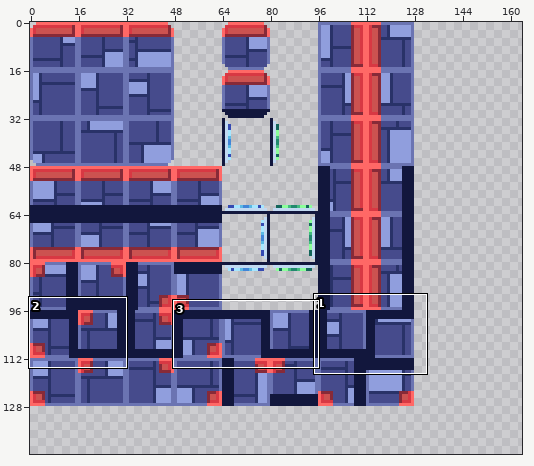
Sprite sheet: tilemap.png. Above: a wide view before the commit, with the close-up outlined.
Close-up. Before the edit:
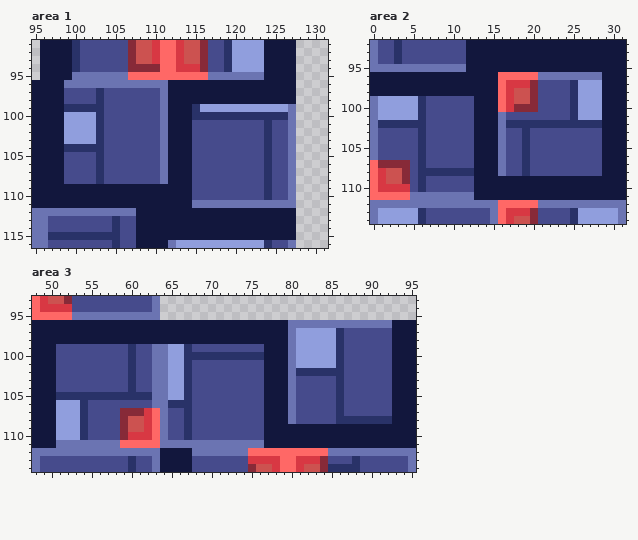
The file is 192x144 pixels. Shown: area 1: x 95..131, y 91..116; area 2: x 0..31, y 92..114; area 3: x 48..95, y 93..114. The wide view leaves out empty margins. The commit also changed other parts of the picture, which this record leaves out.
The same view after the edit:
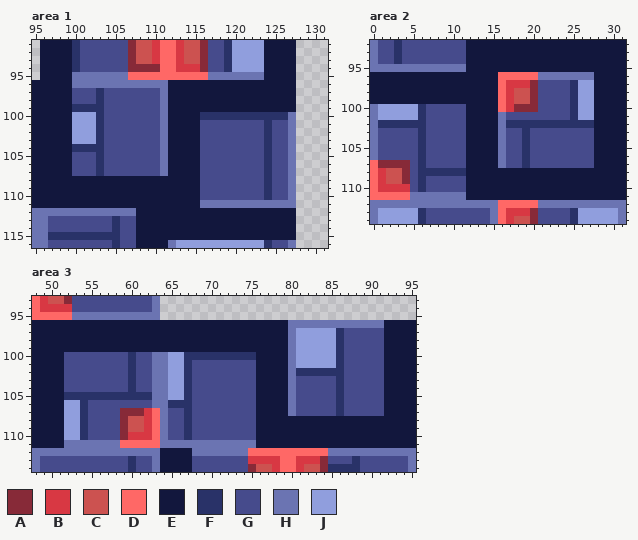
Palette (. is transparent): A #872a38  B #d83843  C #cc5250  D #ff6866  E #12173d  F #293268  G #464b8c  H #6b74b2  J #909edd
Diff:
Changed rows in their new state; - is an unchanged pixel.
Area 1:
first column x 99:
 96 E----------------------------
 97 E----------------------------
 98 E----------------------------
 99 E---------------EEEEEEEEEEEEE
100 E---------------E------------
101 E---------------E------------
102 E---------------E------------
103 E---------------E------------
104 E---------------E------------
105 E---------------E------------
106 E---------------E------------
107 E---------------E------------
108 EEEEEEEEEEEEE---E------------
109 ----------------E------------
110 ----------------E------------
111 ----------------E------------
Area 2:
first column x 0:
 96 ----------------------------E
 97 ----------------------------E
 98 ----------------------------E
 99 EEEEEEEEEEEEE---------------E
100 ------------E---------------E
101 ------------E---------------E
102 ------------E---------------E
103 ------------E---------------E
104 ------------E---------------E
105 ------------E---------------E
106 ------------E---------------E
107 ------------E---------------E
108 ------------E---EEEEEEEEEEEEE
109 ------------E----------------
110 ------------E----------------
111 ------------E----------------
Area 3:
first column x 51:
 96 -----------------------------------------E
 97 -----------------------------------------E
 98 -----------------------------------------E
 99 EEEEEEEEEEEEEEEEEEEEEEEEEE---------------E
100 E------------------------E---------------E
101 E------------------------E---------------E
102 E------------------------E---------------E
103 E------------------------E---------------E
104 E------------------------E---------------E
105 E------------------------E---------------E
106 E------------------------E---------------E
107 E------------------------E---------------E
108 E------------------------E---EEEEEEEEEEEEE
109 E------------------------E----------------
110 E------------------------E----------------
111 E------------------------E----------------
Changed places in both close-ups, as pixel boxes (x1, y1, x2, y2):
changed: (64, 80, 296, 208)
changed: (370, 72, 602, 200)
changed: (56, 320, 392, 448)
